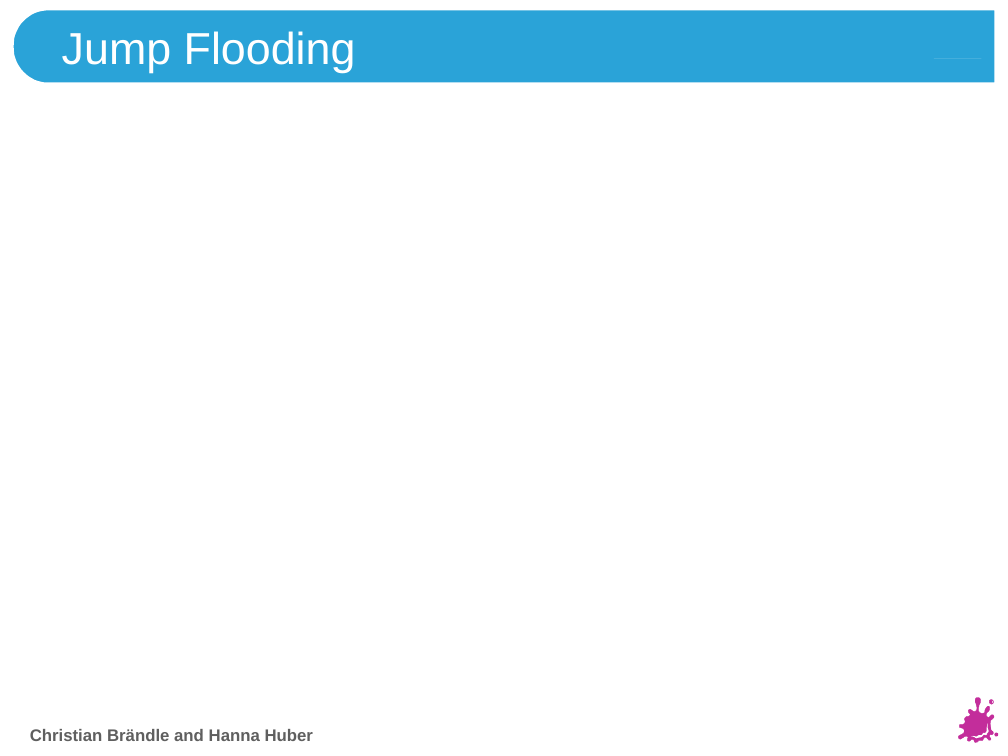
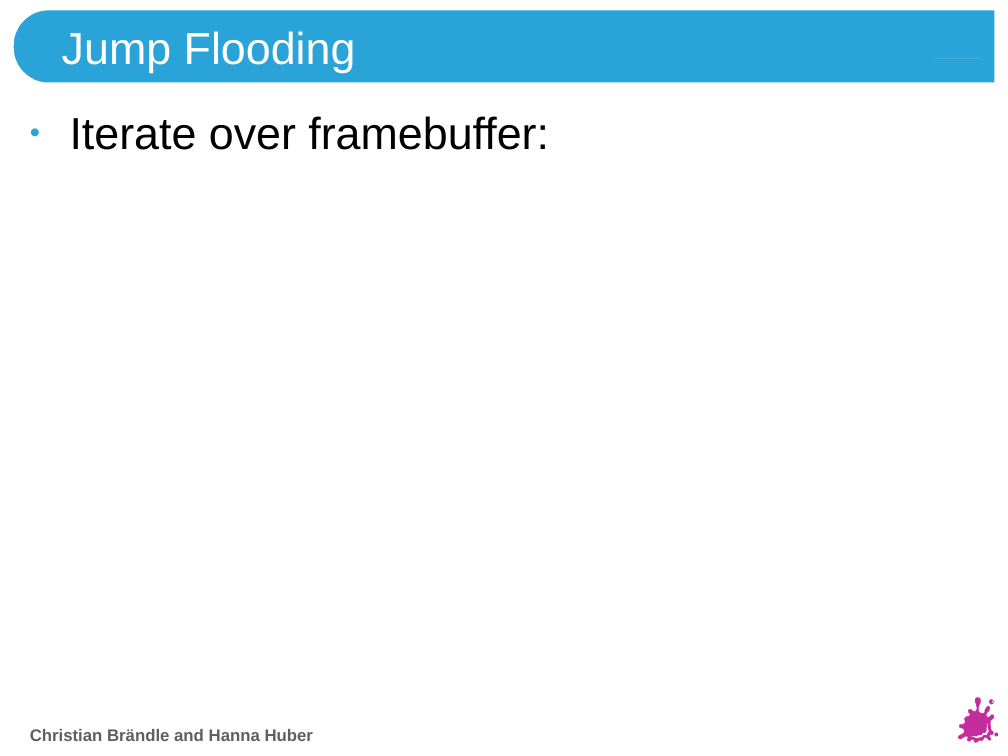
Before and after one commit to HannaHuber/Vis2VisPro, a slide deck: slide 5 of VisProPresentation.pptx. Drawn at 1008x756 pixels with LibreOffice and Linux fonts; fonts in the diff are those of the drawing; background and template pictures are left out. Boxes give left, top, right and bottom in pixels: in the first picture for what was removed or moved away, otherwise in the second. Text is boxed around its words. In the diff, an @@ line names an element or a change of style, - is before the commit and + after.

```diff
--- a/VisProPresentation.pptx
+++ b/VisProPresentation.pptx
@@ text added at (x1=70, y1=116, x2=549, y2=150), 32 pt, text #000000 @@
+• Iterate over framebuffer:
```
Also in this commit, not shown: 1 other slide changed.
